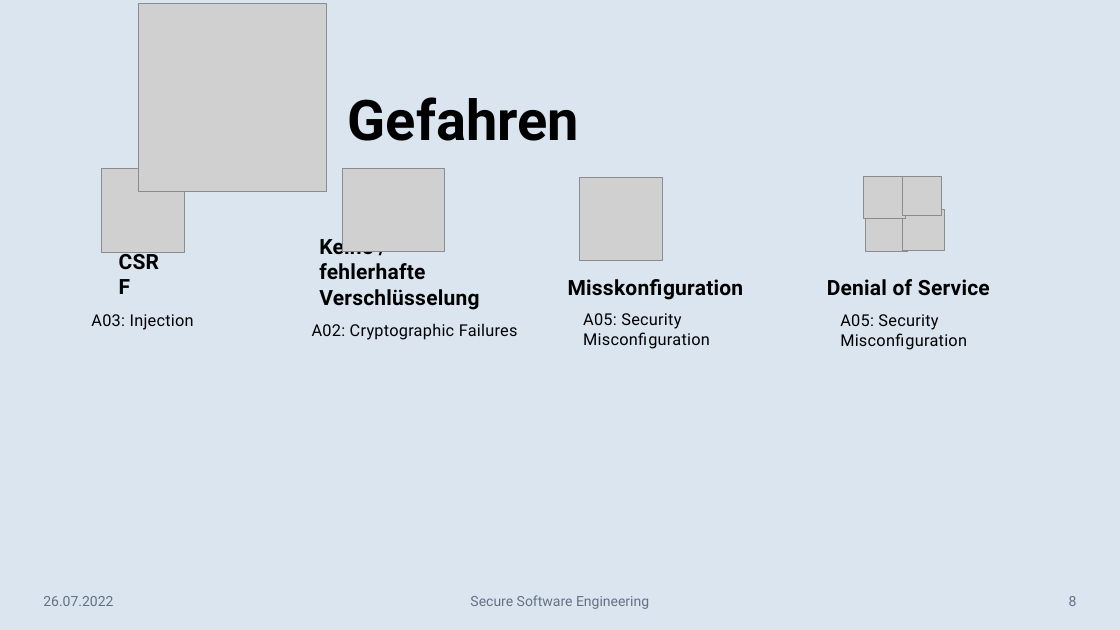
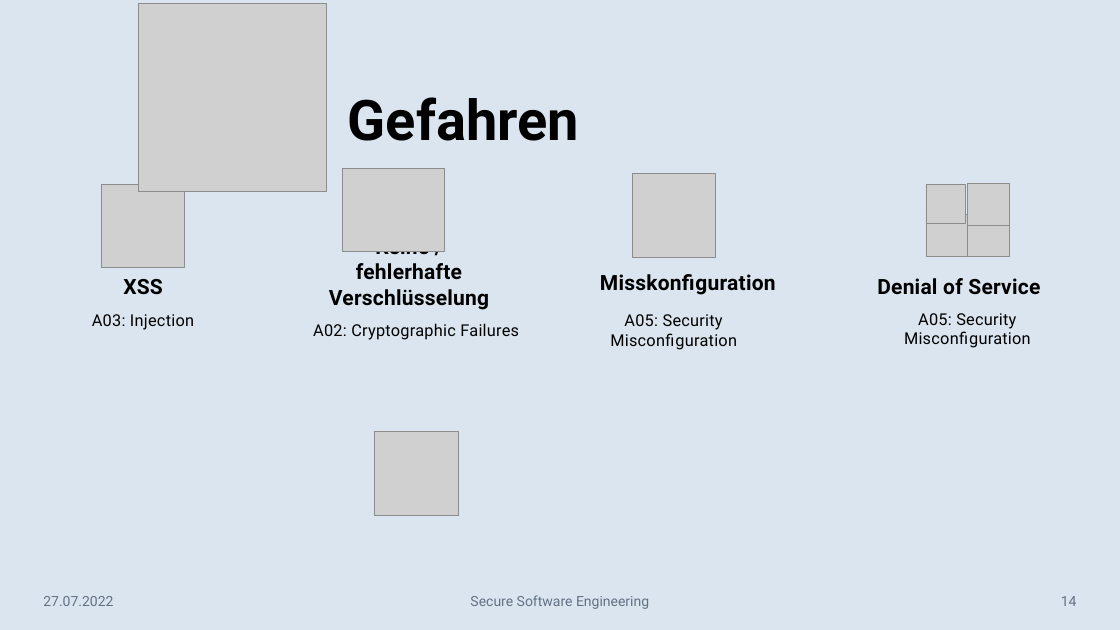
Before and after one commit to BranAndSceolan/SSE-Notes, a slide deck: slide 14 of documentation/Notiz-App.pptx (slide 8 before the commit). Drawn at 1120x630 pixels with LibreOffice and Linux fonts; fonts in the diff are those of the drawing; grey boxes stand for pictures. Boxes give left, top, right and bottom in pixels: in the first picture for what was removed or moved away, otherwise in the second. Text is boxed around its words. In the diff, an @@ line names an element or a change of style, - is before the commit and + after.

```diff
--- a/documentation/Notiz-App.pptx
+++ b/documentation/Notiz-App.pptx
@@ picture moved from (x1=580, y1=178, x2=663, y2=261) to (x1=633, y1=174, x2=716, y2=257) @@
@@ picture moved from (x1=102, y1=169, x2=185, y2=252) to (x1=102, y1=185, x2=185, y2=268) @@
@@ picture moved from (x1=903, y1=176, x2=943, y2=216) to (x1=926, y1=185, x2=965, y2=224) @@
@@ picture moved from (x1=864, y1=176, x2=905, y2=218) to (x1=968, y1=184, x2=1009, y2=225) @@
@@ picture moved from (x1=866, y1=210, x2=907, y2=251) to (x1=926, y1=214, x2=967, y2=255) @@
@@ picture moved from (x1=903, y1=209, x2=944, y2=250) to (x1=968, y1=214, x2=1009, y2=255) @@
@@ text "Misskonfiguration" moved from (x1=568, y1=279, x2=744, y2=300) to (x1=600, y1=274, x2=776, y2=295) @@
@@ alignment left to centre in 7 elements at (x1=92, y1=314, x2=194, y2=330), (x1=329, y1=251, x2=489, y2=310), (x1=313, y1=323, x2=519, y2=340), (x1=610, y1=314, x2=737, y2=350), (x1=600, y1=274, x2=776, y2=295), (x1=904, y1=313, x2=1031, y2=348), (x1=877, y1=278, x2=1040, y2=295) @@
@@ text "Denial of Service" moved from (x1=827, y1=279, x2=990, y2=296) to (x1=877, y1=278, x2=1040, y2=295) @@
@@ text at (x1=123, y1=279, x2=163, y2=295): text changed @@
-CSRF
+XSS
@@ text "A05: Security Misconfiguration" moved from (x1=583, y1=313, x2=710, y2=349) to (x1=610, y1=314, x2=737, y2=350) @@
@@ text "A05: Security Misconfiguration" moved from (x1=840, y1=314, x2=967, y2=350) to (x1=904, y1=313, x2=1031, y2=348) @@
@@ picture added at (x1=375, y1=432, x2=459, y2=516) @@
@@ text at (x1=43, y1=596, x2=113, y2=606): text changed @@
-26.07.2022
+27.07.2022
@@ page number at (x1=1061, y1=596, x2=1077, y2=606): text changed @@
-8
+14
```
Also in this commit, not shown: 7 other slides changed, 19 slides added, 8 slides removed.
